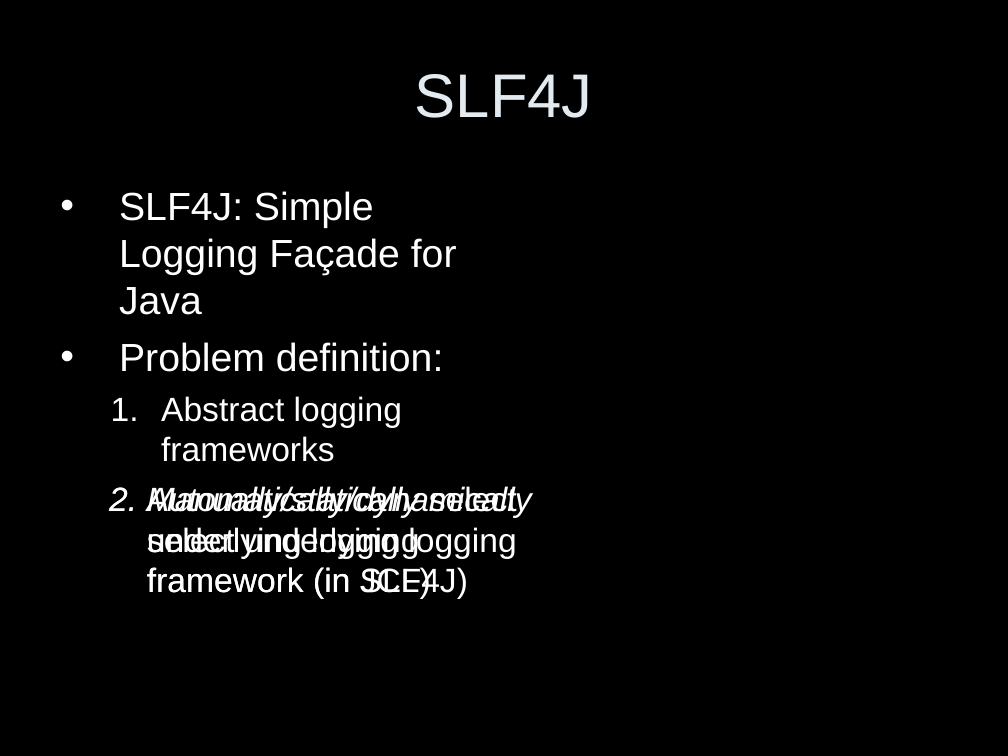
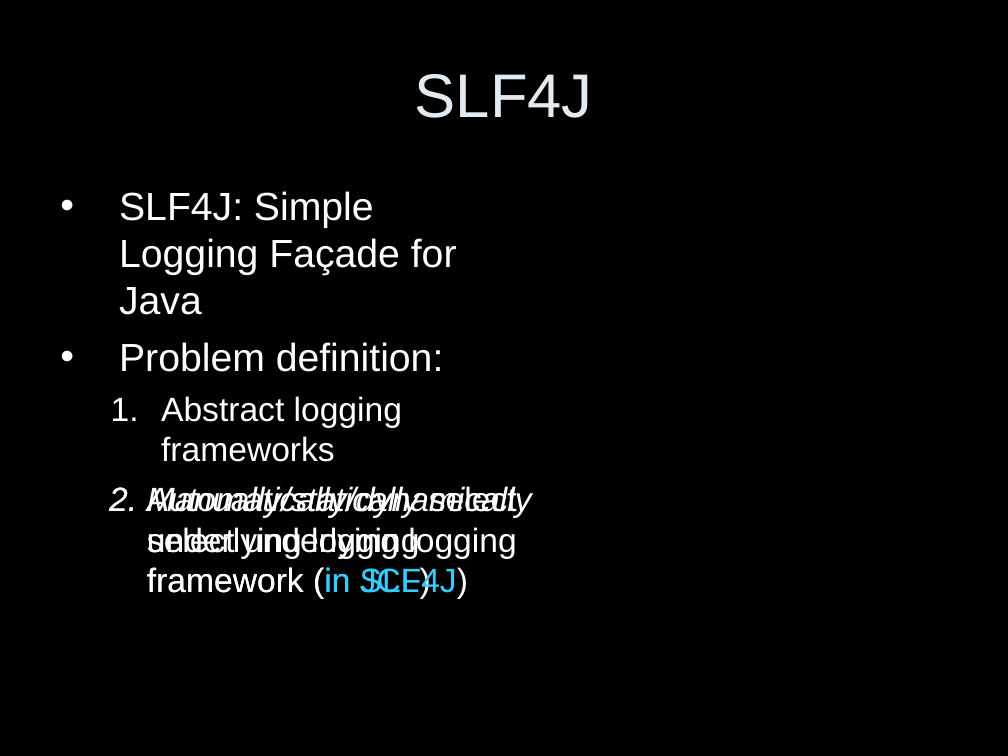
Before and after one commit to qos-ch/slf4j, a slide deck: slide 3 of slf4j-site/src/site/resources/slf4j-in-10-slides.ppt. Drawn at 1008x756 pixels with LibreOffice and Linux fonts; fonts in the diff are those of the drawing. Boxes give left, top, right and bottom in pixels: in the first picture for what was removed or moved away, otherwise in the second. Text is boxed around its words. In the diff, an @@ line names an element or a change of style, - is before the commit and + after.

```diff
--- a/slf4j-site/src/site/resources/slf4j-in-10-slides.ppt
+++ b/slf4j-site/src/site/resources/slf4j-in-10-slides.ppt
@@ text "Automatically/dynamically select underlying logging framewor ..." at box(147, 486, 532, 599): text colour #FFFFFF to #33CCFF in "(in JCL)" @@
@@ text "Manually/statically select underlying logging framework ..." at box(147, 486, 517, 599): text colour #FFFFFF to #33CCFF in "(in SLF4J)" @@
```
Also in this commit, not shown: 3 other slides changed.
